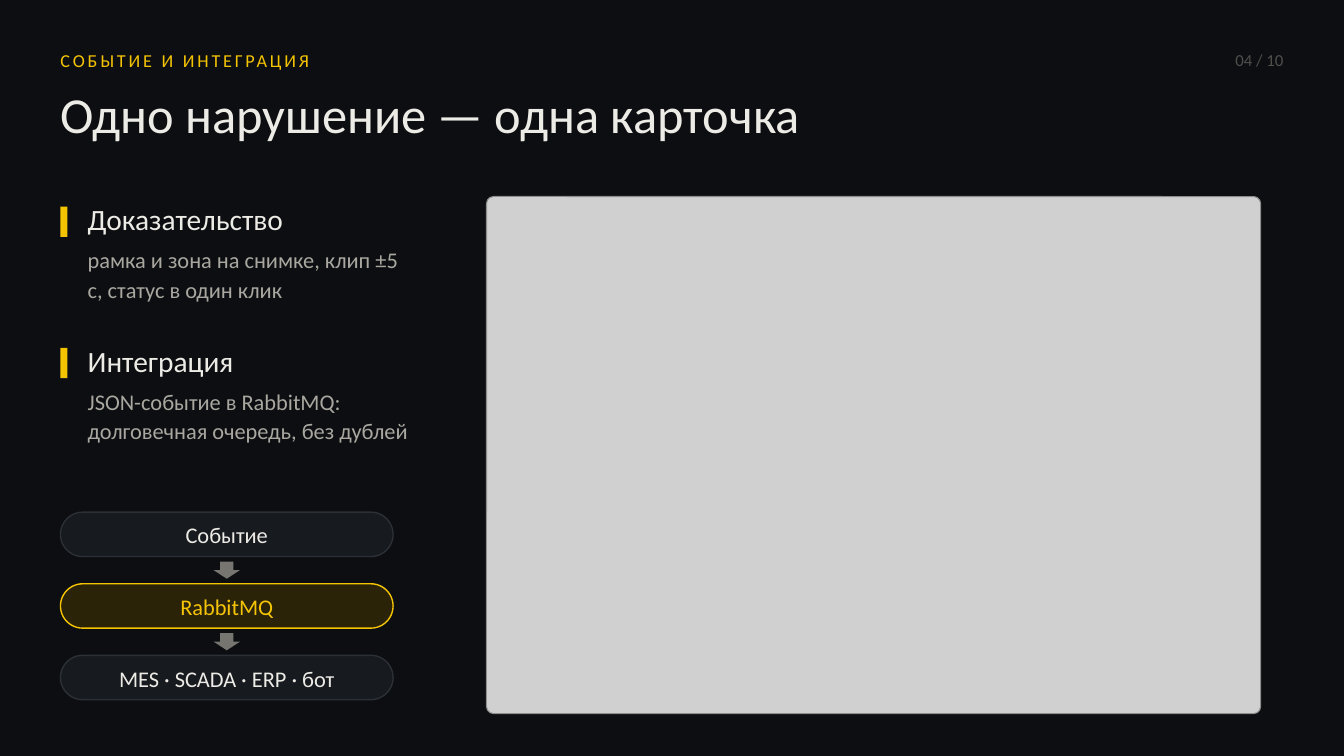
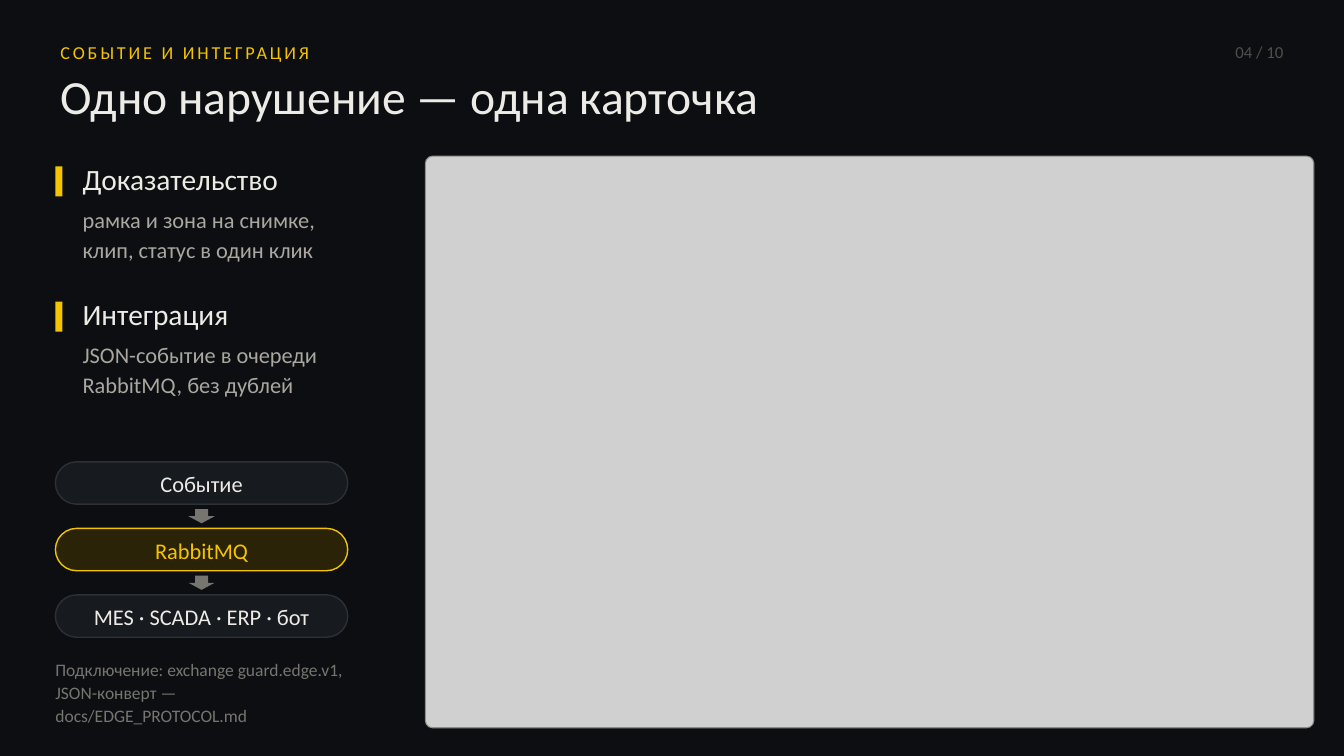
Before and after one commit to timur-nagimov/mospromhack, a slide deck: slide 4 of deliverables/presentation-v2/zazerkalye-v2.pptx. Drawn at 1344x756 pixels with LibreOffice and Linux fonts; fonts in the diff are those of the drawing; grey boxes stand for pictures. Boxes give left, top, right and bottom in pixels: in the first picture for what was removed or moved away, otherwise in the second. Text is boxed around its words. In the diff, an @@ line names an element or a change of style, - is before the commit and + after.

```diff
--- a/deliverables/presentation-v2/zazerkalye-v2.pptx
+++ b/deliverables/presentation-v2/zazerkalye-v2.pptx
@@ text "СОБЫТИЕ И ИНТЕГРАЦИЯ": place and size @@
-text "СОБЫТИЕ И ИНТЕГРАЦИЯ" at <box>129,55,141,67</box>
+text "СОБЫТИЕ И ИНТЕГРАЦИЯ" at <box>129,47,141,59</box>
@@ text "04 / 10": place and size @@
-text "04 / 10" at <box>1235,55,1283,66</box>
+text "04 / 10" at <box>1235,47,1283,58</box>
@@ text "Одно нарушение — одна карточка": place and size @@
-text "Одно нарушение — одна карточка" at <box>60,100,800,142</box>
+text "Одно нарушение — одна карточка" at <box>60,83,758,122</box>
@@ text "Одно нарушение — одна карточка" at <box>60,83,758,122</box>: size 36 to 34 pt @@
@@ rectangle: place and size @@
-rectangle at <box>60,207,68,237</box>
+rectangle at <box>55,166,63,197</box>
@@ text "Доказательство": place and size @@
-text "Доказательство" at <box>88,211,397,302</box>
+text "Доказательство" at <box>83,171,315,262</box>
@@ picture: place and size @@
-picture at <box>487,197,1261,714</box>
+picture at <box>425,156,1314,728</box>
@@ text at <box>83,217,315,262</box>: text changed @@
-рамка и зона на снимке, клип ±5 с, статус в один клик
+рамка и зона на снимке, клип, статус в один клик
@@ text "Интеграция": place and size @@
-text "Интеграция" at <box>88,353,407,443</box>
+text "Интеграция" at <box>83,306,317,397</box>
@@ rectangle: place and size @@
-rectangle at <box>60,348,68,378</box>
+rectangle at <box>55,301,63,332</box>
@@ text at <box>83,348,317,397</box>: text changed @@
-JSON-событие в RabbitMQ: долговечная очередь, без дублей
+JSON-событие в очереди RabbitMQ, без дублей
@@ text "Событие": place and size @@
-text "Событие" at <box>186,528,268,543</box>
+text "Событие" at <box>160,477,242,492</box>
@@ rounded rectangle: place and size @@
-rounded rectangle at <box>60,512,393,557</box>
+rounded rectangle at <box>55,462,348,504</box>
@@ down arrow: place and size @@
-down arrow at <box>214,562,240,579</box>
+down arrow at <box>189,509,215,523</box>
@@ text "RabbitMQ": place and size @@
-text "RabbitMQ" at <box>180,599,273,618</box>
+text "RabbitMQ" at <box>155,543,248,562</box>
@@ rounded rectangle: place and size @@
-rounded rectangle at <box>60,584,393,628</box>
+rounded rectangle at <box>55,528,348,571</box>
@@ text "MES · SCADA · ERP ...": place and size @@
-text "MES · SCADA · ERP ..." at <box>119,672,334,687</box>
+text "MES · SCADA · ERP ..." at <box>94,610,309,625</box>
@@ rounded rectangle: place and size @@
-rounded rectangle at <box>60,655,393,700</box>
+rounded rectangle at <box>55,595,348,637</box>
@@ down arrow: place and size @@
-down arrow at <box>214,633,240,650</box>
+down arrow at <box>189,576,215,590</box>
@@ text added at <box>55,664,343,724</box>, 12.5 pt, text #77756F @@
+Подключение: exchange guard.edge.v1, JSON-конверт — docs/EDGE_PROTOCOL.md
```
Also in this commit, not shown: 7 other slides changed, 13 other files.
